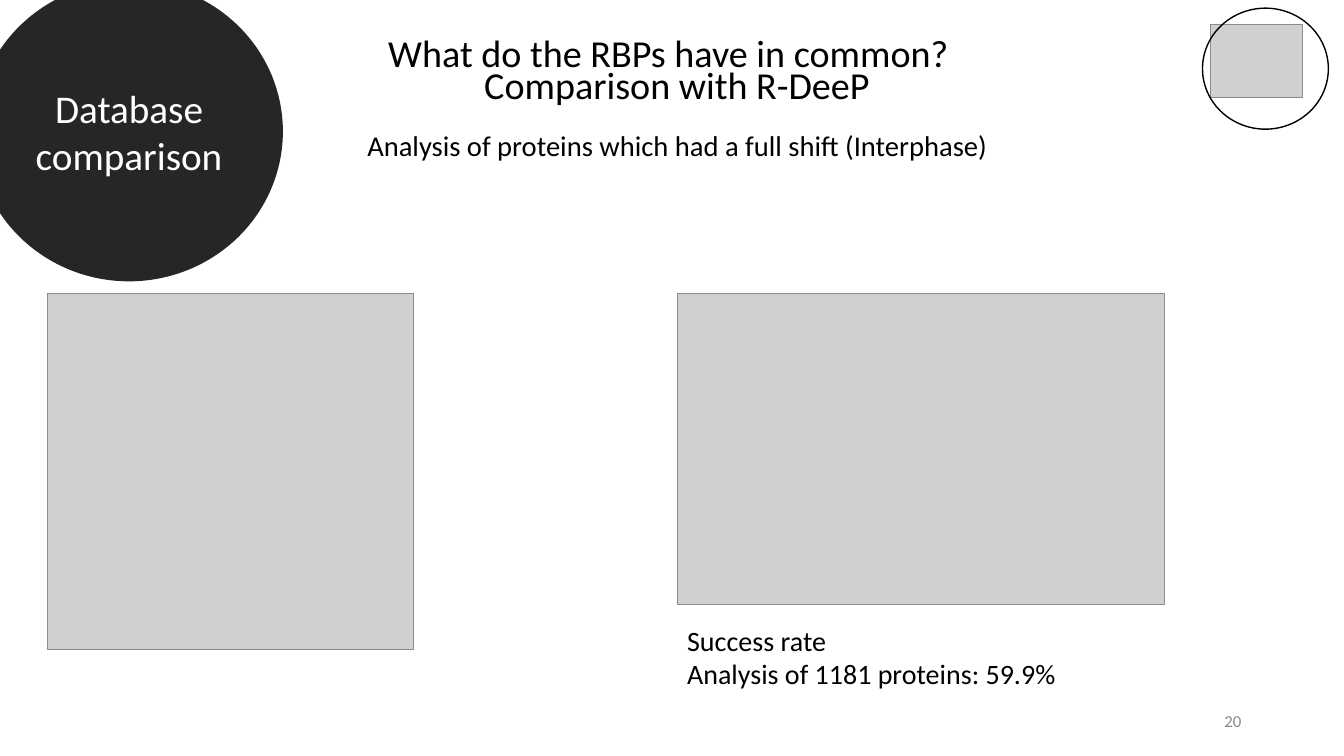
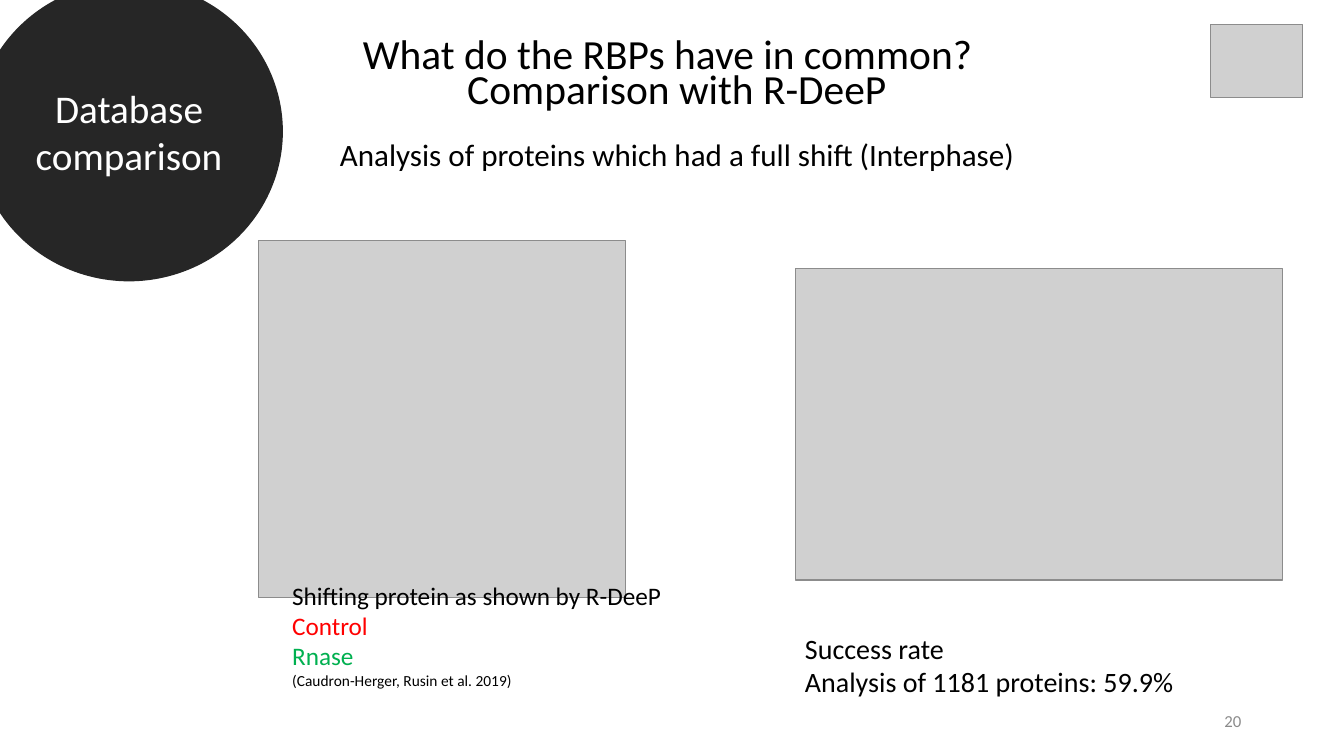
Before and after one commit to datascience-mobi-2022/2022-topic-03-team-05, a slide deck: slide 20 of Final presentation outline & temporary draft.pptx. Drawn at 1344x756 pixels with LibreOffice and Linux fonts; fonts in the diff are those of the drawing; grey boxes stand for pictures. Boxes give left, top, right and bottom in pixels: in the first picture for what was removed or moved away, otherwise in the second. Text is boxed around its words. In the diff, an @@ line names an element or a change of style, - is before the commit and + after.

Commit message:
präsentation

```diff
--- a/Final presentation outline & temporary draft.pptx
+++ b/Final presentation outline & temporary draft.pptx
@@ ellipse removed at (1203, 8, 1329, 129) @@
@@ text "What do the RBPs have ..." at (340, 40, 1014, 171): size 27.2 to 29.6 pt in "What do the RBPs have in common?", "Comparison with R-DeeP"; size 20.4 to 22.2 pt in "Analysis of proteins which had a full ..." @@
@@ picture: place and size @@
-picture at (47, 293, 414, 650)
+picture at (259, 241, 626, 598)
@@ picture: place and size @@
-picture at (678, 293, 1165, 605)
+picture at (796, 269, 1282, 581)
@@ text added at (292, 584, 661, 689), 18 pt, text #000000 @@
+Shifting protein as shown by R-DeeP
+Control
+Rnase
+(Caudron-Herger, Rusin et al. 2019)
@@ text "Success rate": place and size @@
-text "Success rate" at (687, 633, 1056, 689)
+text "Success rate" at (805, 640, 1173, 697)
```
Also in this commit, not shown: 24 other slides changed.
